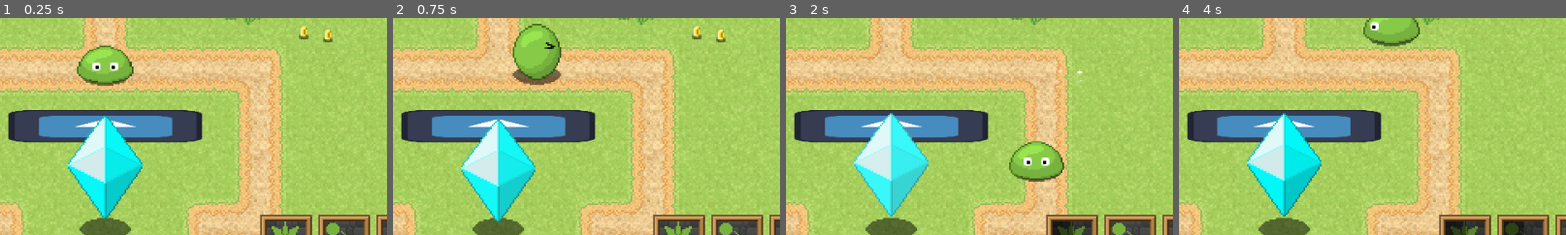
Above: before the commit, frames 1-4 (left to right).
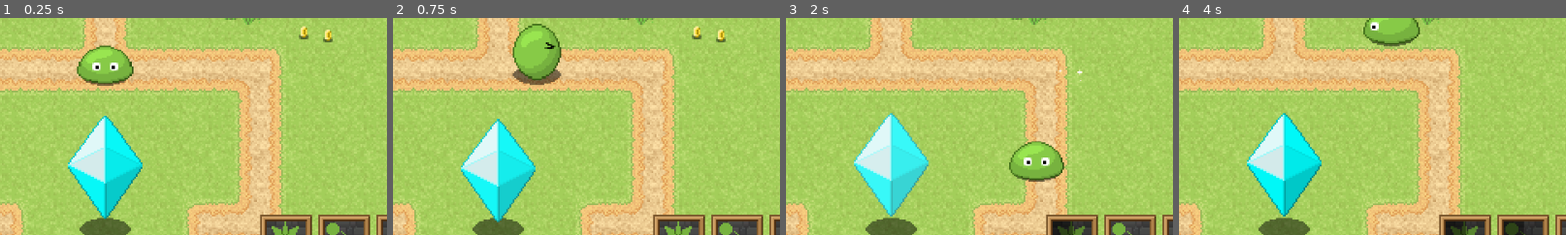
Above: after the commit, the same moments.

Repository: EthanLac13/monsters_vs_machines
Game: Godot game, scene res://scenes/GlobalController.tscn
Two runs of this game, one before a commit and one after it. Both use one fixed random seed, a clock stepped at 60 frames per second and the inputs below. The engine's default icon, where the game draws it, is replaced by a stand-in: a white triangle on a blue panel in a dark square.
Inputs:
- Up to frame 1 (0.25 s): no input
- Up to frame 2 (0.75 s): hold Right (InputRight) from 0.53 s (still down); tap Space (Interact) at 0.6 s
- Up to frame 3 (2 s): release Right (InputRight) at 1.28 s; hold Down (InputDown) from 1.28 s (still down); tap Q (UseMove1) at 1.35 s
- Up to frame 4 (4 s): release Down (InputDown) at 2.03 s; hold Right (InputRight) 2.03-2.78 s; tap W (UseMove2) at 2.1 s; hold Up (InputUp) 2.78-3.53 s; tap Space (Interact) at 2.85 s; hold Left (InputLeft) from 3.53 s (still down); tap Q (UseMove1) at 3.6 s
The pictures show only the part of the screen within x 36-86%, y 41-91%; the shares and areas given below are measured in that part.

The runs differ from the first frame. In frame 1, 6.8% of the frame differs, in the area x 2-53%, y 42-58%; in frame 2, 7.0%; in frame 3, 6.6%; in frame 4, 6.6%.

Commit message:
Split enemy behavior into base enemy AI controller

Diff:
--- a/data/levels/world_0/map_0/stage_0.json
+++ b/data/levels/world_0/map_0/stage_0.json
@@ -4,7 +4,7 @@
 		"0": {
 			"spawns": [
 				{
-					"id": 2,
+					"id": 0,
 					"amount": 1,
 					"spawn_area": 0,
 					"tracks": [0, 1],
--- a/scenes/characters/base_ai_controller.gd
+++ b/scenes/characters/base_ai_controller.gd
@@ -1,15 +1,8 @@
 extends Node2D
-
-static var coin_dropper_scene: PackedScene = load("res://scenes/characters/enemies/EnemyCoinDropper.tscn")
 
 var controlled_entity: Node2D
 var target_entity: Node2D
 var player_entity: Node2D
-var target_crystal_entity: Node2D
-
-var track_line: Line2D
-var current_track_node: int
-var lost_track: bool = false # Whether we got distracted from following the track
 
 var stats
 
@@ -18,10 +11,6 @@
 
 func initialize():
 	player_entity = get_tree().get_nodes_in_group("friendly_characters")[0]
-	target_crystal_entity = get_parent().get_node("TargetCrystal")
-	target_entity = player_entity
-
-	track_line = controlled_entity.track
 
 	# Get stats from stats holder
 	stats = controlled_entity.animation_object.anim_object
@@ -37,19 +26,8 @@
 
 	controlled_entity.move_speed = stats.movement_speed
 
-	# Set enemy's EXP drop
-	controlled_entity.exp_yield = stats.exp_yield
-	# Set enemy's money drop
-	var my_coin_dropper = coin_dropper_scene.instantiate()
-	my_coin_dropper.coins_to_drop = stats.money_yield
-	controlled_entity.add_child(my_coin_dropper)
-	controlled_entity.was_killed.connect(my_coin_dropper.drop_coins)
-
 	controlled_entity.can_flinch = stats.can_flinch
 	controlled_entity.weight = stats.weight
-
-	crystal_chase_dir = stats.crystal_chase_dir + randf_range(stats.crystal_chase_dir_variance * -1, stats.crystal_chase_dir_variance)
-	next_node_dir = stats.next_node_dir + randf_range(stats.next_node_dir_variance * -1, stats.next_node_dir_variance)
 
 	# Enemy has no mercy by default
 	controlled_entity.mercy_timer_max = 0
@@ -62,43 +40,3 @@
 func _process(delta: float) -> void:
 	if controlled_entity == null:
 		queue_free()
-
-
-func get_target_pos():
-	# Get player's position and move towards it
-	var target_pos = target_entity.position
-
-	# Check if player is obstructed
-	var player_obstructed = false
-	controlled_entity.wall_collider.add_exception(target_entity.collision_blocker)
-	controlled_entity.wall_collider.target_position = target_pos - controlled_entity.position
-	player_obstructed = controlled_entity.check_shapecast(controlled_entity.wall_collider)
-	controlled_entity.wall_collider.target_position = Vector2(0, 0)
-	controlled_entity.wall_collider.remove_exception(target_entity.collision_blocker)
-
-	# If the player is too far away, follow the track towards the crystal
-	if controlled_entity.position.distance_to(target_pos) >= crystal_chase_dir || player_obstructed:
-		# If we've ended the track, make a beeline for the crystal
-		if current_track_node >= track_line.points.size():
-			target_pos = target_crystal_entity.position
-		# Otherwise, follow the track and go to the next node if we reach the current one
-		else:
-			# If we were distracted, then return to the closest node
-			if lost_track:
-				var min_track_node_index: int = 0
-				var min_track_node_distance: float = 99999.9 # Initialize with a high distance so any node will be lower
-				for i in range(0, track_line.points.size()):
-					if controlled_entity.position.distance_to(track_line.position + track_line.points[i]) < min_track_node_distance:
-						min_track_node_index = i
-						min_track_node_distance = controlled_entity.position.distance_to(track_line.position + track_line.points[i])
-				current_track_node = min_track_node_index
-				lost_track = false
-
-			target_pos = track_line.position + track_line.points[current_track_node]
-			if controlled_entity.position.distance_to(target_pos) <= next_node_dir:
-				current_track_node += 1
-	else:
-		lost_track = true
-		current_track_node = -1
-
-	return target_pos
--- /dev/null
+++ b/scenes/characters/enemies/base_enemy_ai_controller.gd
@@ -0,0 +1,69 @@
+extends "res://scenes/characters/base_ai_controller.gd"
+
+static var coin_dropper_scene: PackedScene = load("res://scenes/characters/enemies/EnemyCoinDropper.tscn")
+
+var target_crystal_entity: Node2D
+
+var track_line: Line2D
+var current_track_node: int
+var lost_track: bool = false # Whether we got distracted from following the track
+
+
+func initialize():
+	super()
+	target_crystal_entity = get_parent().get_node("TargetCrystal")
+	target_entity = player_entity
+
+	track_line = controlled_entity.track
+
+	# Set enemy's EXP drop
+	controlled_entity.exp_yield = stats.exp_yield
+	# Set enemy's money drop
+	var my_coin_dropper = coin_dropper_scene.instantiate()
+	my_coin_dropper.coins_to_drop = stats.money_yield
+	controlled_entity.add_child(my_coin_dropper)
+	controlled_entity.was_killed.connect(my_coin_dropper.drop_coins)
+
+	crystal_chase_dir = stats.crystal_chase_dir + randf_range(stats.crystal_chase_dir_variance * -1, stats.crystal_chase_dir_variance)
+	next_node_dir = stats.next_node_dir + randf_range(stats.next_node_dir_variance * -1, stats.next_node_dir_variance)
+
+
+
+func get_target_pos():
+	# Get player's position and move towards it
+	var target_pos = target_entity.position
+
+	# Check if player is obstructed
+	var player_obstructed = false
+	controlled_entity.wall_collider.add_exception(target_entity.collision_blocker)
+	controlled_entity.wall_collider.target_position = target_pos - controlled_entity.position
+	player_obstructed = controlled_entity.check_shapecast(controlled_entity.wall_collider)
+	controlled_entity.wall_collider.target_position = Vector2(0, 0)
+	controlled_entity.wall_collider.remove_exception(target_entity.collision_blocker)
+
+	# If the player is too far away, follow the track towards the crystal
+	if controlled_entity.position.distance_to(target_pos) >= crystal_chase_dir || player_obstructed:
+		# If we've ended the track, make a beeline for the crystal
+		if current_track_node >= track_line.points.size():
+			target_pos = target_crystal_entity.position
+		# Otherwise, follow the track and go to the next node if we reach the current one
+		else:
+			# If we were distracted, then return to the closest node
+			if lost_track:
+				var min_track_node_index: int = 0
+				var min_track_node_distance: float = 99999.9 # Initialize with a high distance so any node will be lower
+				for i in range(0, track_line.points.size()):
+					if controlled_entity.position.distance_to(track_line.position + track_line.points[i]) < min_track_node_distance:
+						min_track_node_index = i
+						min_track_node_distance = controlled_entity.position.distance_to(track_line.position + track_line.points[i])
+				current_track_node = min_track_node_index
+				lost_track = false
+
+			target_pos = track_line.position + track_line.points[current_track_node]
+			if controlled_entity.position.distance_to(target_pos) <= next_node_dir:
+				current_track_node += 1
+	else:
+		lost_track = true
+		current_track_node = -1
+
+	return target_pos
--- a/scenes/characters/enemies/sentry_droid/ai_controller_sentry_droid.gd
+++ b/scenes/characters/enemies/sentry_droid/ai_controller_sentry_droid.gd
@@ -1,4 +1,4 @@
-extends "res://scenes/characters/base_ai_controller.gd"
+extends "res://scenes/characters/enemies/base_enemy_ai_controller.gd"
 
 var max_chase_dir: float = 16.0
 
--- a/scenes/characters/enemies/six_blades/ai_controller_six_blades.gd
+++ b/scenes/characters/enemies/six_blades/ai_controller_six_blades.gd
@@ -1,4 +1,4 @@
-extends "res://scenes/characters/base_ai_controller.gd"
+extends "res://scenes/characters/enemies/base_enemy_ai_controller.gd"
 
 var max_chase_dir: float = 16.0
 var player_chase_dir: float = 128.0
--- a/scenes/characters/enemies/turretank/EnemyTurretank.tscn
+++ b/scenes/characters/enemies/turretank/EnemyTurretank.tscn
@@ -171,6 +171,7 @@
 [node name="EnemyTurretank" type="Node2D" unique_id=1537831339]
 script = ExtResource("1_6emhj")
 ai_script = ExtResource("2_pixqp")
+crystal_chase_dir = 0.0
 health = 150
 attack = 30
 defense = 5
--- a/scenes/characters/enemies/turretank/ai_controller_turretank.gd
+++ b/scenes/characters/enemies/turretank/ai_controller_turretank.gd
@@ -1,12 +1,32 @@
-extends "res://scenes/characters/base_ai_controller.gd"
+extends "res://scenes/characters/enemies/base_enemy_ai_controller.gd"
 
 var max_chase_dir: float = 16.0
+
+var anim_nodes_initialized: bool = false
+
+var right_head: Node2D
+var down_head: Node2D
+var left_head: Node2D
+var up_head: Node2D
+
+var last_visible_head: Node2D
 
 func initialize():
 	super()
 
 func _process(delta: float) -> void:
 	super(delta)
+
+	if anim_nodes_initialized == false:
+		anim_nodes_initialized = true
+
+		right_head = controlled_entity.animation_object.anim_object.get_node("Body/Pivot/Head/RightHeadParent")
+		down_head = controlled_entity.animation_object.anim_object.get_node("Body/Pivot/Head/DownHeadParent")
+		left_head = controlled_entity.animation_object.anim_object.get_node("Body/Pivot/Head/LeftHeadParent")
+		up_head = controlled_entity.animation_object.anim_object.get_node("Body/Pivot/Head/UpHeadParent")
+
+		last_visible_head = right_head
+
 	if controlled_entity != null:
 		if controlled_entity.can_move && !controlled_entity.using_skill && !controlled_entity.is_flinching:
 
@@ -23,3 +43,31 @@
 				var move_dir: float = rad_to_deg(movement_vector.angle())
 				controlled_entity.move_dir = move_dir
 				controlled_entity.animation_object.change_direction(move_dir)
+
+				crystal_chase_dir = 128.0
+				target_pos = get_target_pos()
+				crystal_chase_dir = 0.0
+
+				movement_vector = controlled_entity.position.direction_to(target_pos).normalized()
+				move_dir = rad_to_deg(movement_vector.angle())
+
+				# Change cannon angle based on direction to target entity
+				set_head_dir(move_dir)
+
+func set_head_dir(direction: float):
+	# Set the old head to be invisible
+	last_visible_head.visible = false
+
+	# Set the head sprite based on pointing dir
+	var angle_dir = int(direction + 360) % 360
+	if angle_dir >= 45 && angle_dir < 135:
+		last_visible_head = down_head
+	elif angle_dir >= 135 && angle_dir < 225:
+		last_visible_head = left_head
+	elif angle_dir >= 135 && angle_dir < 315:
+		last_visible_head = up_head
+	else:
+		last_visible_head = right_head
+
+	# Set the new head to be visible
+	last_visible_head.visible = true
--- a/scenes/maps/TestMap.tscn
+++ b/scenes/maps/TestMap.tscn
@@ -31,6 +31,7 @@
 shape = SubResource("RectangleShape2D_5nvpj")
 
 [node name="WallSprite" type="Sprite2D" parent="." unique_id=852216190]
+visible = false
 position = Vector2(240, 178.99998)
 scale = Vector2(0.93750006, 0.15625)
 texture = ExtResource("2_w16d7")
Not shown, added: scenes/characters/enemies/base_enemy_ai_controller.gd.uid
